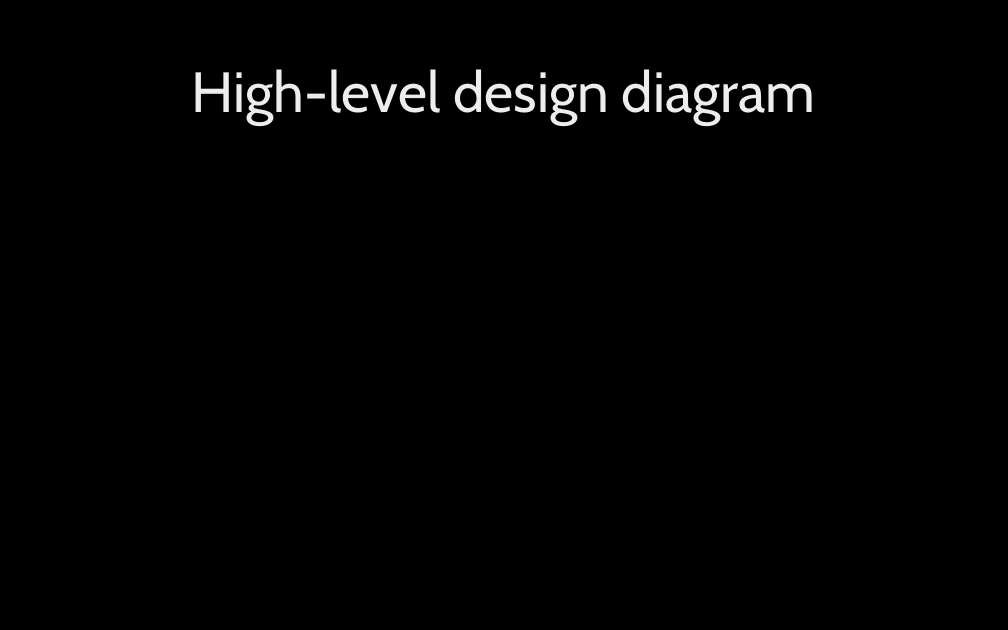
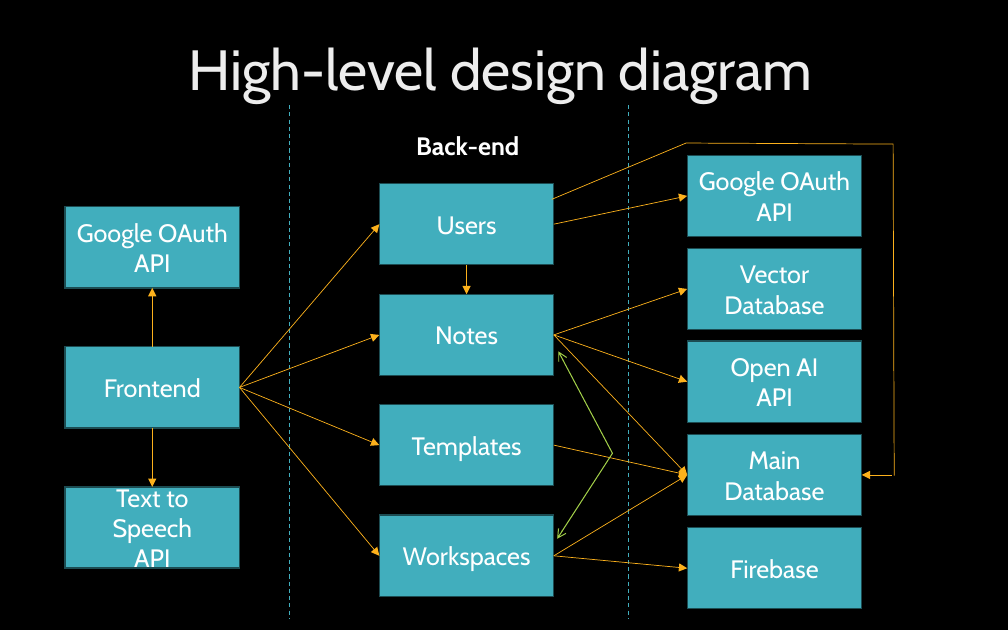
Before and after one commit to MinPoe/frontend-thingspace.ts, a slide deck: slide 5 of ThingSpaceTsM2.pptx. Drawn at 1008x630 pixels with LibreOffice and Linux fonts; fonts in the diff are those of the drawing; background and template pictures are left out. Boxes give left, top, right and bottom in pixels: in the first picture for what was removed or moved away, otherwise in the second. Text is boxed around its words. In the diff, an @@ line names an element or a change of style, - is before the commit and + after.

```diff
--- a/ThingSpaceTsM2.pptx
+++ b/ThingSpaceTsM2.pptx
@@ title "High-level design diagram": place and size @@
-title "High-level design diagram" at bbox=[192, 69, 816, 125]
+title "High-level design diagram" at bbox=[189, 47, 813, 103]
@@ line added from (289, 105) to (289, 619), #41AEBD 0.75 pt dashed @@
@@ line added from (629, 105) to (629, 619), #41AEBD 0.75 pt dashed @@
@@ text added at bbox=[416, 136, 519, 156], 18 pt, text #FFFFFF, bold @@
+Back-end
@@ freeform shape added at bbox=[551, 143, 894, 476], outline #FCB11C 0.5 pt @@
@@ rectangle added at bbox=[687, 155, 862, 237], fill #41AEBD, outline #1C4C53 1 pt, 18 pt, text #FFFFFF @@
+Google OAuth
+API
@@ rectangle added at bbox=[66, 207, 240, 288], fill #41AEBD, outline #1C4C53 1 pt, 18 pt, text #FFFFFF @@
+Google OAuth
+API
@@ rectangle added at bbox=[379, 183, 553, 265], fill #41AEBD, outline #1C4C53 1 pt, 18 pt, text #FFFFFF @@
+Users
@@ arrow added from (553, 224) to (687, 196), #FCB11C 0.5 pt @@
@@ arrow added from (240, 387) to (379, 224), #FCB11C 0.5 pt @@
@@ arrow added from (467, 265) to (467, 294), #FCB11C 0.5 pt @@
@@ rectangle added at bbox=[687, 248, 862, 330], fill #41AEBD, outline #1C4C53 1 pt, 18 pt, text #FFFFFF @@
+Vector Database
@@ arrow added from (152, 347) to (152, 288), #FCB11C 0.5 pt @@
@@ rectangle added at bbox=[379, 294, 553, 376], fill #41AEBD, outline #1C4C53 1 pt, 18 pt, text #FFFFFF @@
+Notes
@@ arrow added from (553, 335) to (687, 289), #FCB11C 0.5 pt @@
@@ rectangle added at bbox=[66, 347, 240, 428], fill #41AEBD, outline #1C4C53 1 pt, 18 pt, text #FFFFFF @@
+Frontend
@@ arrow added from (240, 387) to (379, 335), #FCB11C 0.5 pt @@
@@ arrow added from (553, 335) to (687, 475), #FCB11C 0.5 pt @@
@@ arrow added from (553, 335) to (687, 382), #FCB11C 0.5 pt @@
@@ freeform shape added at bbox=[557, 352, 613, 539], outline #A2CF49 0.75 pt @@
@@ rectangle added at bbox=[687, 341, 862, 422], fill #41AEBD, outline #1C4C53 1 pt, 18 pt, text #FFFFFF @@
+Open AI
+API
@@ arrow added from (240, 387) to (379, 446), #FCB11C 0.5 pt @@
@@ arrow added from (240, 387) to (379, 556), #FCB11C 0.5 pt @@
@@ rectangle added at bbox=[379, 404, 553, 486], fill #41AEBD, outline #1C4C53 1 pt, 18 pt, text #FFFFFF @@
+Templates
@@ arrow added from (152, 428) to (152, 487), #FCB11C 0.5 pt @@
@@ arrow added from (553, 446) to (687, 475), #FCB11C 0.5 pt @@
@@ rectangle added at bbox=[687, 434, 862, 516], fill #41AEBD, outline #1C4C53 1 pt, 18 pt, text #FFFFFF @@
+Main Database
@@ arrow added from (553, 556) to (687, 475), #FCB11C 0.5 pt @@
@@ arrow added from (892, 475) to (862, 475), #FCB11C 0.5 pt @@
@@ rectangle added at bbox=[66, 487, 240, 569], fill #41AEBD, outline #1C4C53 1 pt, 18 pt, text #FFFFFF @@
+Text to Speech
+API
@@ rectangle added at bbox=[379, 515, 553, 597], fill #41AEBD, outline #1C4C53 1 pt, 18 pt, text #FFFFFF @@
+Workspaces
@@ rectangle added at bbox=[687, 528, 862, 610], fill #41AEBD, outline #1C4C53 1 pt, 18 pt, text #FFFFFF @@
+Firebase
@@ arrow added from (553, 556) to (687, 569), #FCB11C 0.5 pt @@
```
